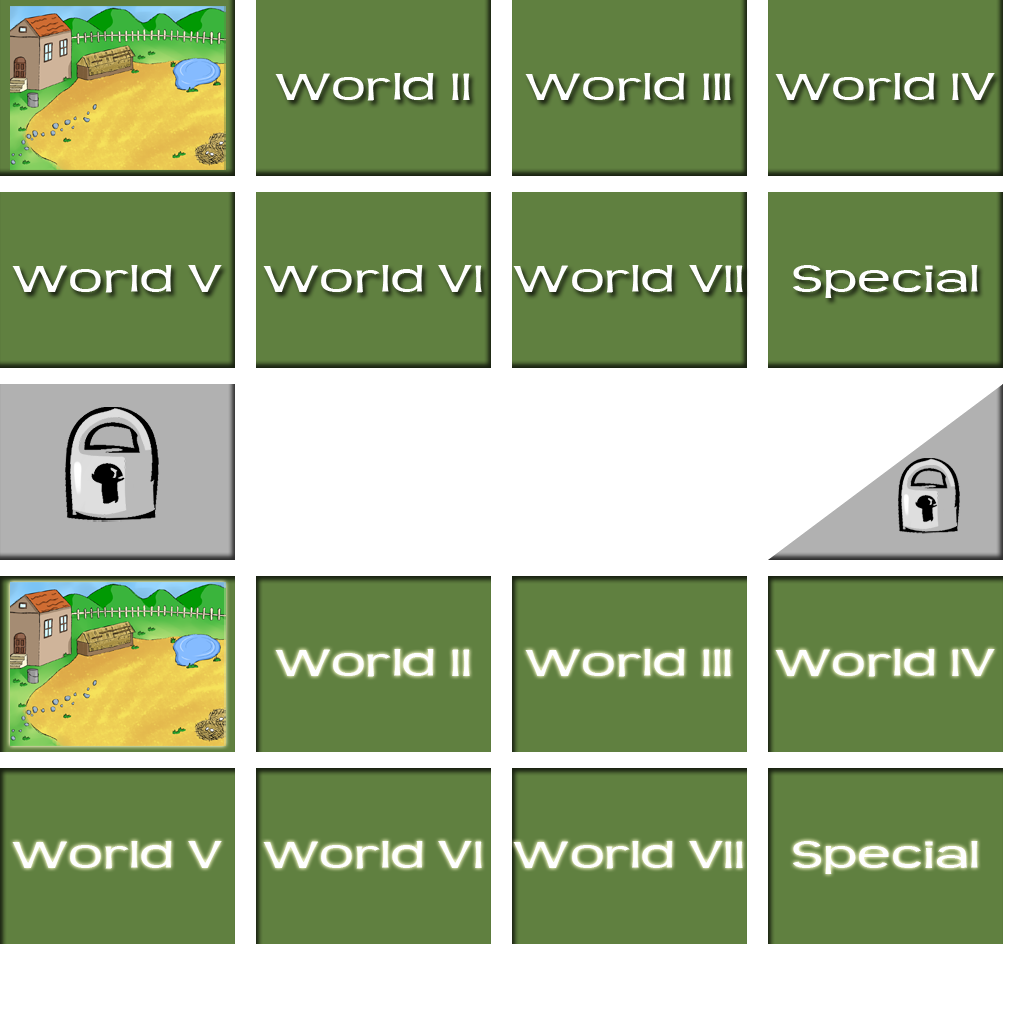
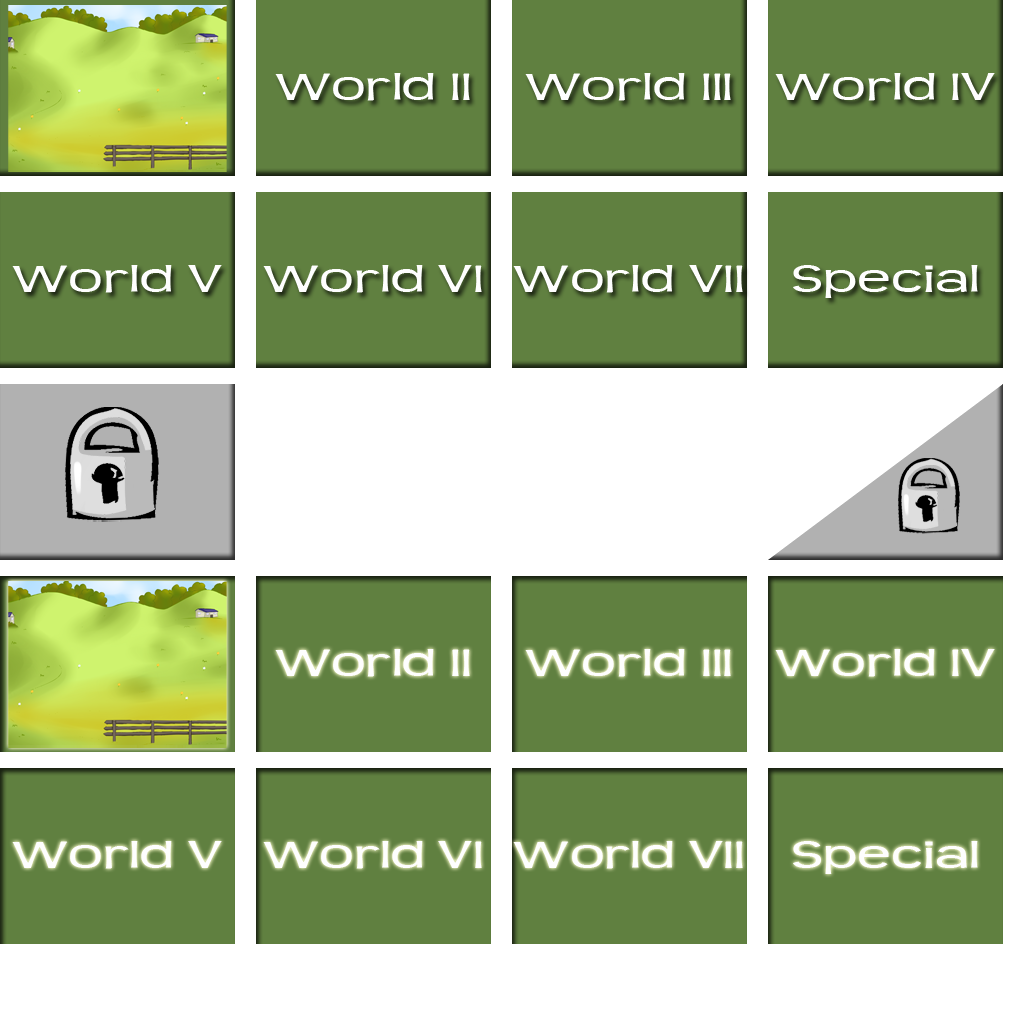
Comparing the layer stacks of the two w=1024, h=1024 images. Changes:
added layer "Layer 2" in group "World 1" over <box>8,5,227,172</box>
hid "Layer 1" over <box>10,6,226,170</box>
added layer "Layer 2 copy" in group "World 1 copy 9" over <box>8,581,227,748</box>
hid "Layer 1 copy" over <box>10,582,226,746</box>
